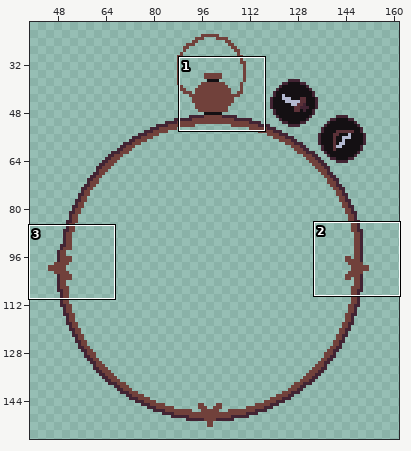
Pixel-art file, stored at Assets/UI/minimap-border.aseprite. Above: a wide view before the commit, with the close-up outlined.
Close-up. Old version:
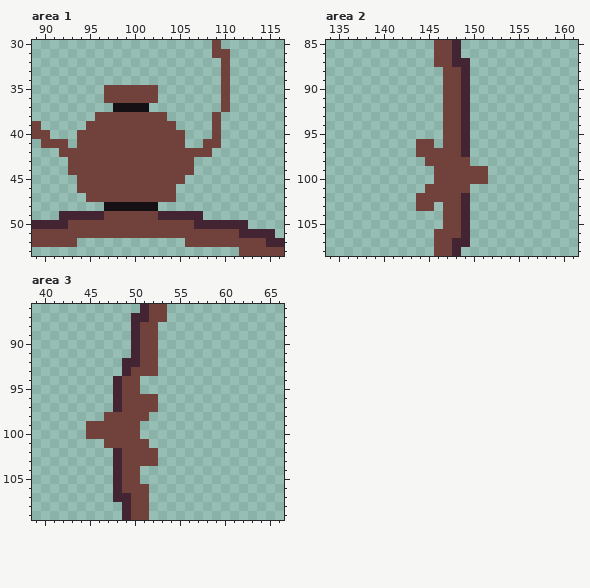
200x200 pixels, 1 frame. Shown: area 1: x 89..116, y 30..53; area 2: x 134..161, y 85..108; area 3: x 39..66, y 86..109. The wide view leaves out empty margins.
The same view after the edit:
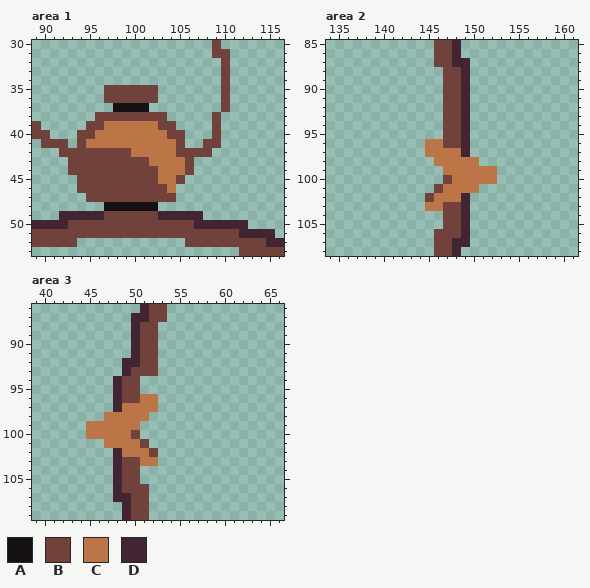
Palette (. is transparent): A #141013  B #71413b  C #bb7547  D #422433
From old to new:
Area 1, layer "Layer 1":
Colour C replaces colour B in row 39 at x 97 to 102; in row 40 at x 96 to 103; in row 41 at x 95 to 104; in row 42 at x 100 to 104; in row 43 at x 102 to 105; in row 44 at x 103 to 105.
Colour C replaces colour B in row 45 at x 103 to 104; in row 46 at x 104.
Area 2, layer "Layer 1":
Colour C is added in row 96 at x 146; in row 98 at x 150; in rows 99 to 100 at x 152; in row 101 at x 150; in row 103 at x 146.
Colour C replaces colour B in row 96 at x 145; in row 97 at x 145 to 148; in row 98 at x 146 to 149; in row 99 at x 147 to 151; in row 100 at x 148 to 151; in row 101 at x 147 to 149.
Colour C replaces colour B in row 102 at x 146 to 148; in row 103 at x 145.
Colour B is removed in rows 96 to 97 at x 144; in row 98 at x 145; in rows 99 to 100 at x 146; in row 101 at x 145; in rows 102 to 103 at x 144.
Area 3, layer "Layer 1":
Colour C replaces colour B in row 96 at x 51 to 52; in row 97 at x 49 to 52; in row 98 at x 47 to 51; in row 99 at x 45 to 50; in row 100 at x 45 to 49; in row 101 at x 47 to 50.
Colour C replaces colour B in row 102 at x 49 to 51; in row 103 at x 51 to 52.
Where, in picture pixels (left, top, right, bottom), the same in both close-ups:
changed: (86, 121, 185, 193)
changed: (416, 139, 497, 211)
changed: (86, 394, 158, 466)
